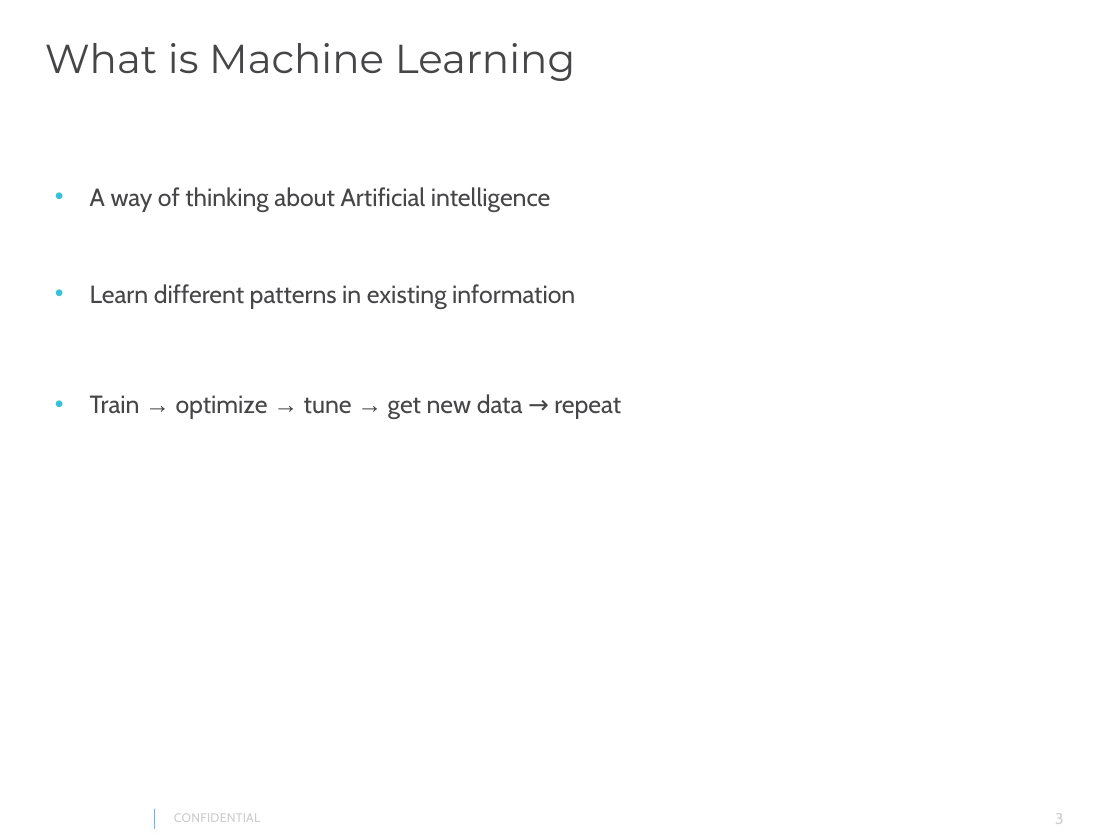
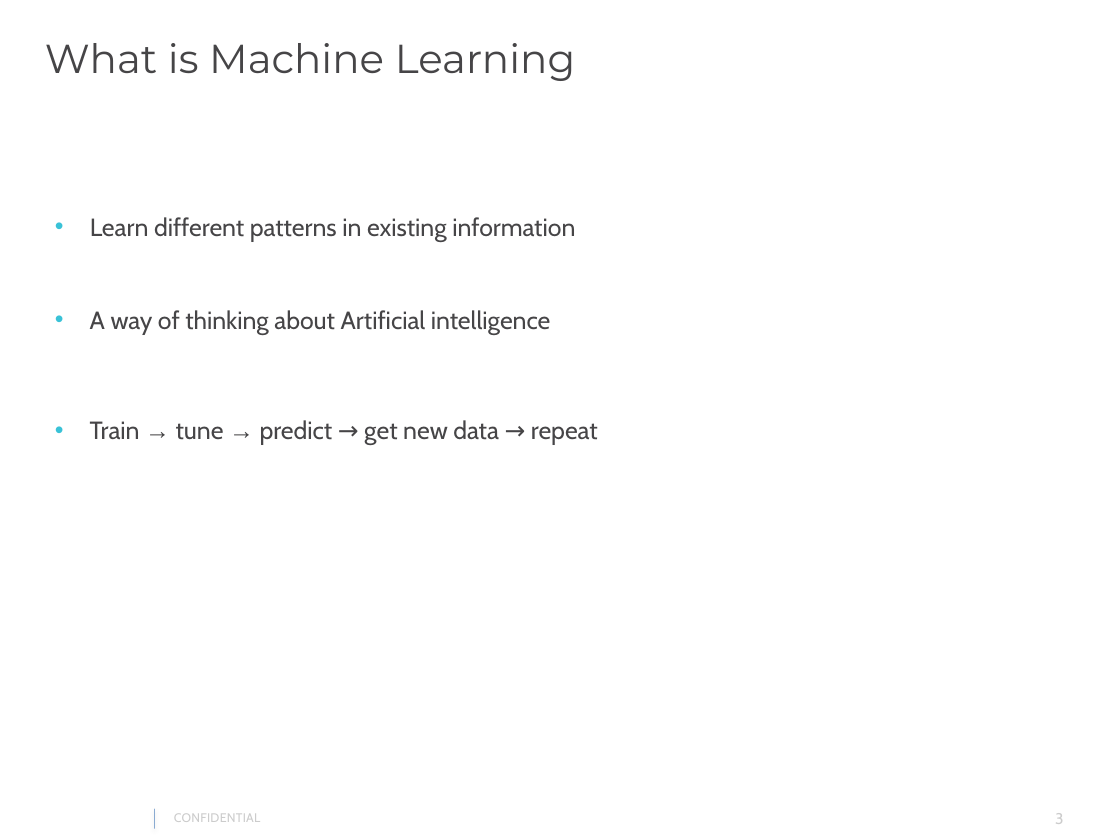
Before and after one commit to gautam0707/TechTalk1_Epam, a slide deck: slide 3 of TechTalk1.pptx. Drawn at 1120x840 pixels with LibreOffice and Linux fonts; fonts in the diff are those of the drawing; background and template pictures are left out. Boxes give left, top, right and bottom in pixels: in the first picture for what was removed or moved away, otherwise in the second. Text is boxed around its words. In the diff, an @@ line names an element or a change of style, - is before the commit and + after.

```diff
--- a/TechTalk1.pptx
+++ b/TechTalk1.pptx
@@ text at (90,217,575,241): paragraph added @@
+• Learn different patterns in existing information
@@ text at (90,420,598,445): text changed @@
-• Learn different patterns in existing information
-• Train → optimize → tune → get new data → repeat
+• Train → tune → predict → get new data → repeat
```
Also in this commit, not shown: 5 other slides changed, 1 slide added, 3 other files.
